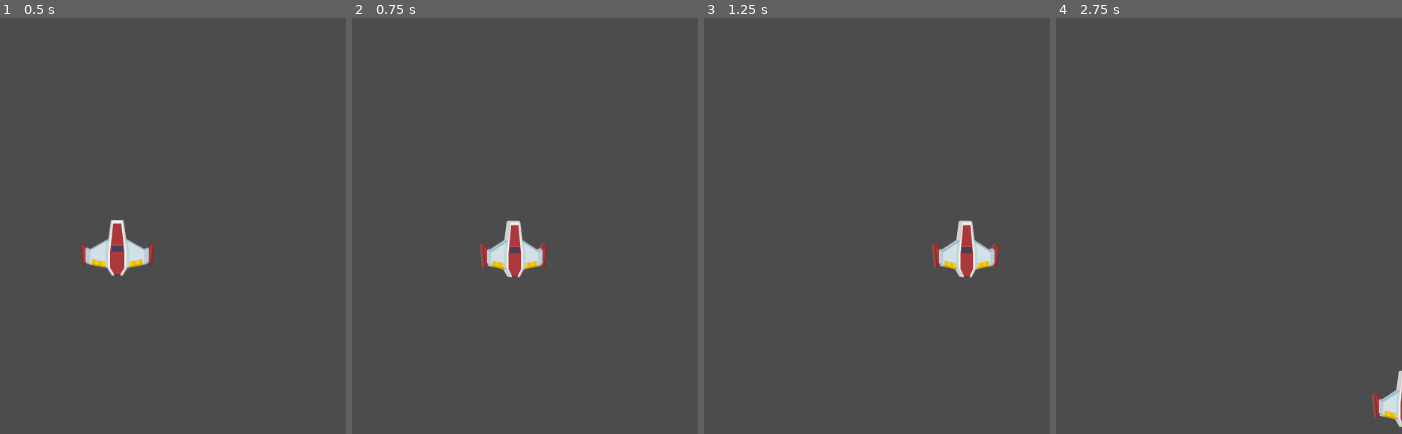
Above: before the commit, frames 1-4 (left to right).
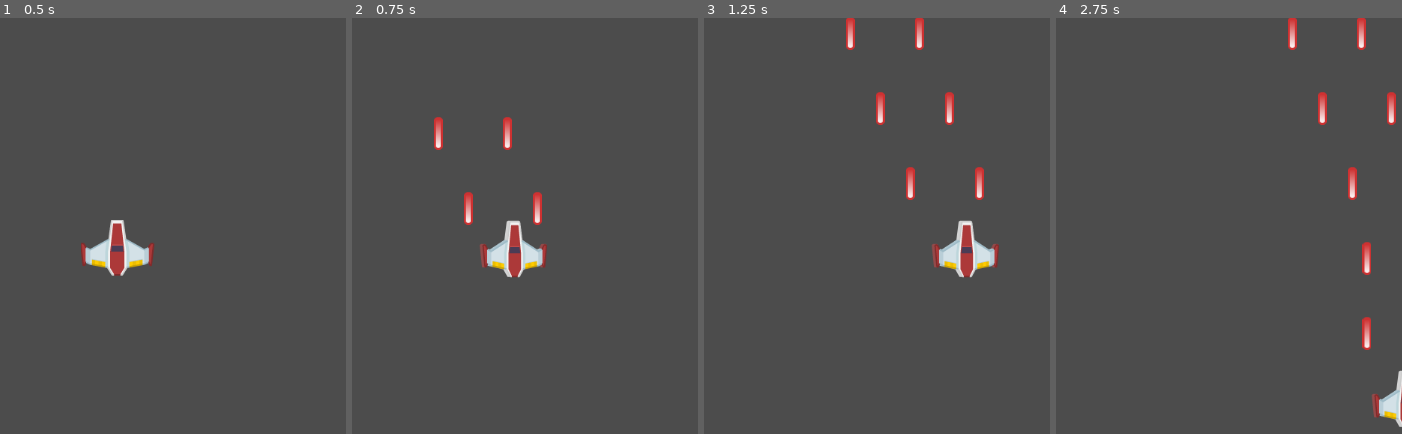
Above: after the commit, the same moments.

Repository: Boyquotes/Bronze-Bison
Game: Godot game, scene res://MainScenes/Gameplay.tscn
Same seed, same stepped clock (60 frames per second), same inputs: the game is played once before the commit and once after it.
Inputs:
- Up to frame 1 (0.5 s): no input
- Up to frame 2 (0.75 s): tap Enter at 0.5 s; hold D (move_right) from 0.53 s (still down); hold Space (shoot) from 0.53 s (still down)
- Up to frame 3 (1.25 s): keep holding D (move_right); keep holding Space (shoot)
- Up to frame 4 (2.75 s): release D (move_right) at 1.28 s; release Space (shoot) at 1.28 s; hold S (move_down) 1.28-2.03 s; tap Space (shoot) at 1.35 s; hold D (move_right) from 2.03 s (still down); hold Space (shoot) from 2.03 s (still down)

Frame 1 is identical in both runs. In frame 2, 0.8% of the frame differs, in the area x 23-55%, y 23-50%; in frame 3, 1.2%; in frame 4, 1.4%, in the area x 67-99%, y 0-80%.

Commit message:
Video 10 complete

Diff:
--- /dev/null
+++ b/Bullet/Bullet.gd
@@ -0,0 +1,10 @@
+extends Area2D
+
+export var speed:float = 500
+
+func _physics_process(delta):
+	position.y -= (speed * delta)
+
+
+func _on_VisibilityNotifier2D_screen_exited():
+	queue_free()
--- /dev/null
+++ b/Bullet/Bullet.tscn
@@ -0,0 +1,21 @@
+[gd_scene load_steps=4 format=2]
+
+[ext_resource path="res://Textures/laserRed.png" type="Texture" id=1]
+[ext_resource path="res://Bullet/Bullet.gd" type="Script" id=2]
+
+[sub_resource type="CapsuleShape2D" id=1]
+radius = 5.0
+height = 24.0
+
+[node name="Bullet" type="Area2D"]
+script = ExtResource( 2 )
+
+[node name="CollisionShape2D" type="CollisionShape2D" parent="."]
+shape = SubResource( 1 )
+
+[node name="Sprite" type="Sprite" parent="."]
+texture = ExtResource( 1 )
+
+[node name="VisibilityNotifier2D" type="VisibilityNotifier2D" parent="."]
+
+[connection signal="screen_exited" from="VisibilityNotifier2D" to="." method="_on_VisibilityNotifier2D_screen_exited"]
--- a/Player/Player.gd
+++ b/Player/Player.gd
@@ -3,8 +3,15 @@
 onready var animatedSprite:AnimatedSprite = $AnimatedSprite
 # onready var sprite:Node2D = get_node("Sprite")
 
+onready var firingPositions := $FiringPositions
+
 export var speed: float = 100
 var vel: Vector2 = Vector2(0,0)
+
+var plBullet:= preload("res://Bullet/Bullet.tscn")
+
+export var fireDelay:float = 0.15
+onready var fireDelayTimer:= $FireDelayTimer
 
 func _process(delta):
 	# Animate
@@ -14,6 +21,13 @@
 		animatedSprite.play("Right")
 	else:
 		animatedSprite.play("Straight")
+
+	if Input.is_action_pressed("shoot") and fireDelayTimer.is_stopped():
+		fireDelayTimer.start(fireDelay)
+		for child in firingPositions.get_children():
+			var bullet := plBullet.instance()
+			bullet.global_position = child.global_position
+			get_tree().current_scene.add_child(bullet)
 
 func _physics_process(delta):
 	var dirVec: Vector2 = Vector2(0,0)
--- a/Player/Player.tscn
+++ b/Player/Player.tscn
@@ -51,3 +51,14 @@
 scale = Vector2( 0.75, 0.75 )
 frames = SubResource( 5 )
 animation = "Straight"
+
+[node name="FiringPositions" type="Node2D" parent="."]
+
+[node name="LeftGun" type="Node2D" parent="FiringPositions"]
+position = Vector2( -35, -24 )
+
+[node name="RightGun" type="Node2D" parent="FiringPositions"]
+position = Vector2( 34, -24 )
+
+[node name="FireDelayTimer" type="Timer" parent="."]
+one_shot = true
Not shown, changed: youtube.txt
